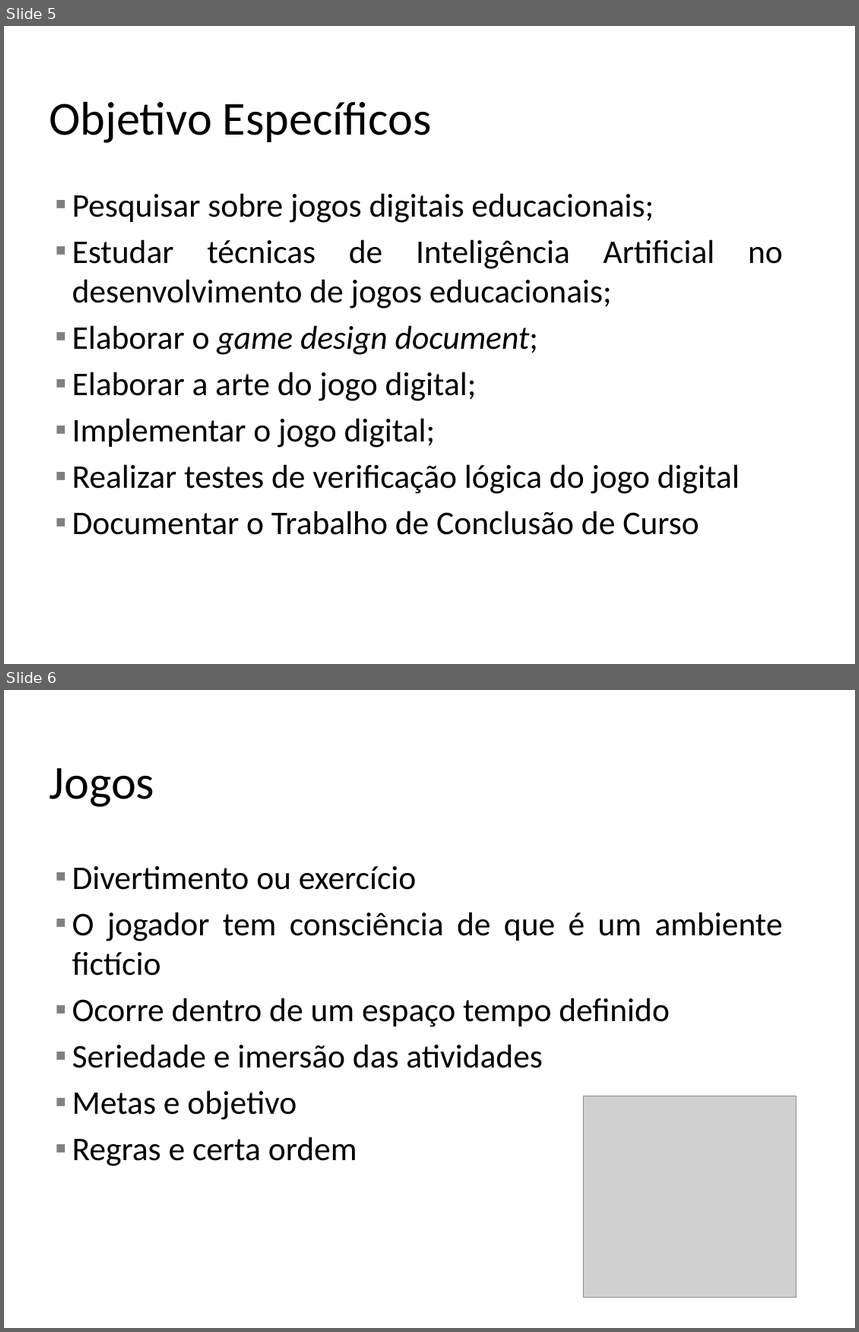
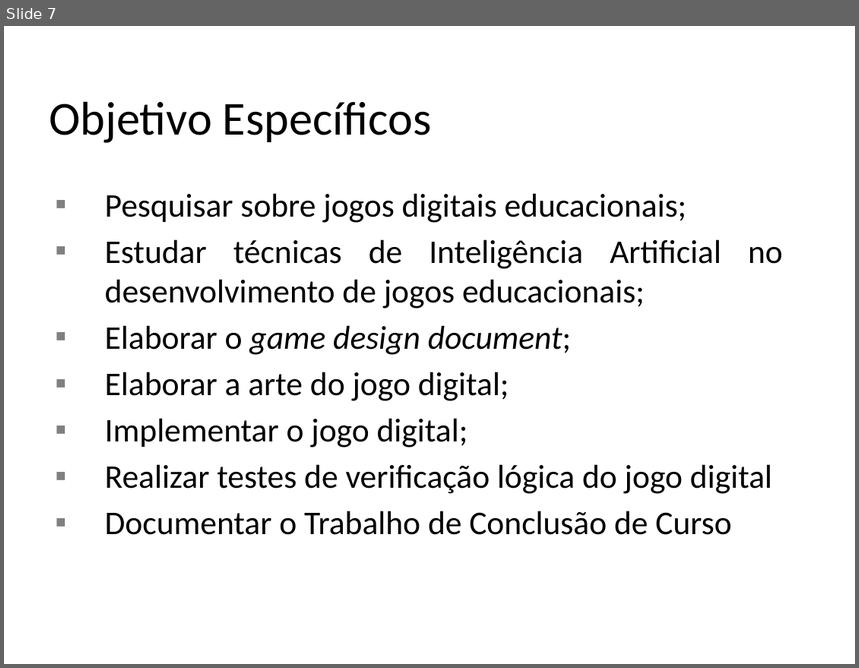
Before and after one commit to zehamarall/tcc, a slide deck: Doc/Apresentacao TCCII.pptx. Shown one above the other, each under a label of ours: slides 5 and 6 before the commit, slide 7 after it. The pictures are 859x1332 and 859x668 pixels, drawn with LibreOffice and Linux fonts; fonts in the diff are those of the drawing; grey boxes stand for pictures; background and template pictures are left out. Boxes give left, top, right and bottom in pixels: in the first picture for what was removed or moved away, otherwise in the second. Text is boxed around its words. In the diff, an @@ line names an element or a change of style, - is before the commit and + after.

Commit message:
atualizando documentação

```diff
--- a/Doc/Apresentacao TCCII.pptx
+++ b/Doc/Apresentacao TCCII.pptx
@@ slide 6 removed at (4,690,855,1328), background #FFFFFF @@
@@ title removed at (50,768,154,807) @@
-Jogos
@@ text removed at (72,866,783,1167) @@
-▪ Divertimento ou exercício
-▪ O jogador tem consciência de que é um ambiente fictício
-▪ Ocorre dentro de um espaço tempo definido
-▪ Seriedade e imersão das atividades
-▪ Metas e objetivo
-▪ Regras e certa ordem
@@ picture removed at (584,1096,797,1297) @@
@@ what was slide 5 is now slide 7 @@
@@ slide 7 changed as well @@
@@ text "Pesquisar sobre jogos digitais educacionais;" at (105,193,783,535): indent changed @@
```
Also in this commit, not shown: 10 other slides changed, 12 slides added, 9 other slides removed, 1 other file.
